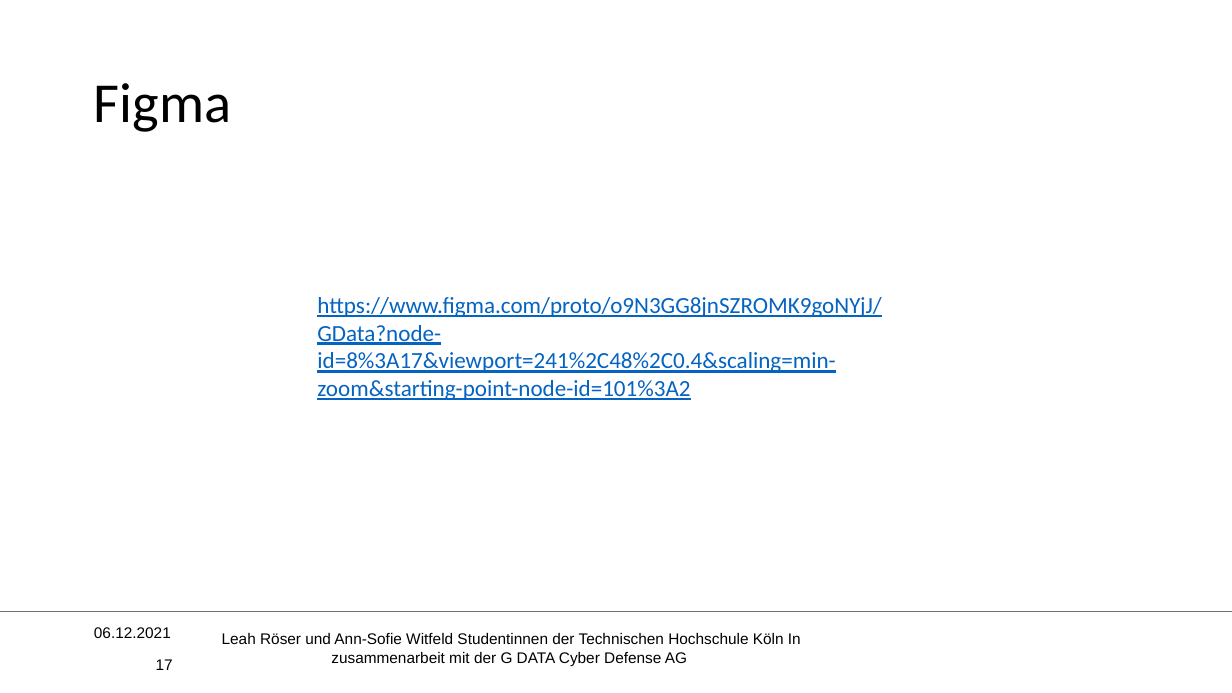
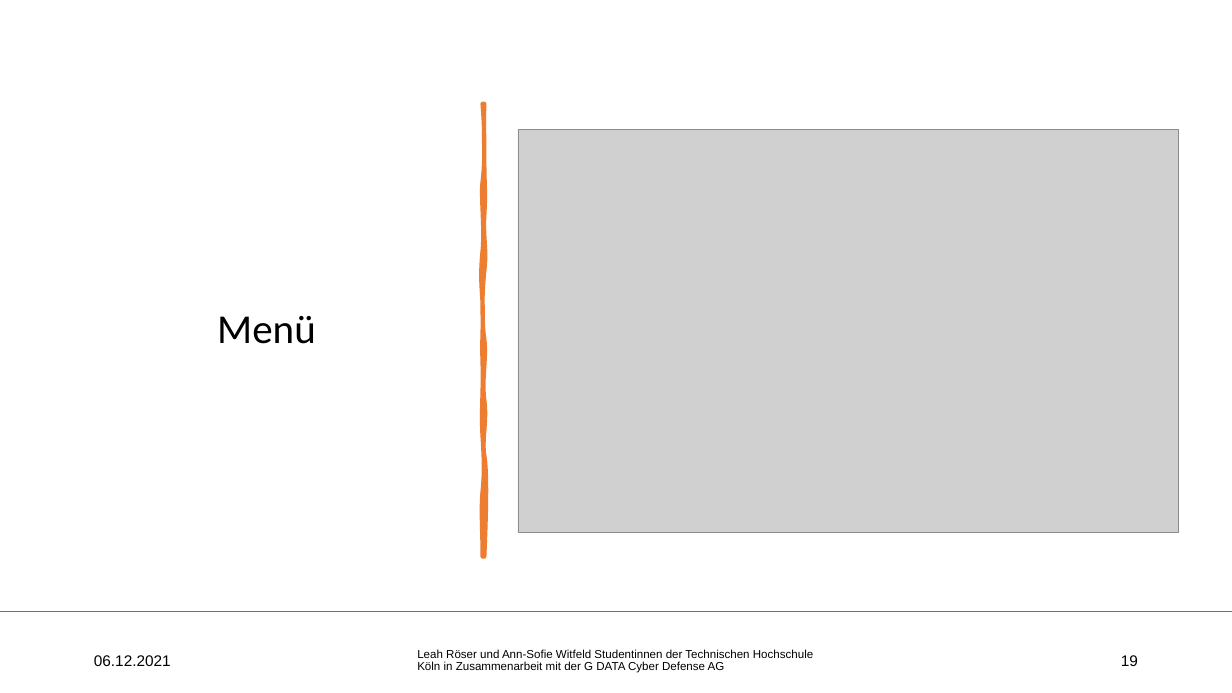
Before and after one commit to Miroeser/Praxisprojekt2021, a slide deck: slide 19 of Praesentation/Designevaluierung Schwerpunkt.pptx (slide 17 before the commit). Drawn at 1232x693 pixels with LibreOffice and Linux fonts; fonts in the diff are those of the drawing; grey boxes stand for pictures; background and template pictures are left out. Boxes give left, top, right and bottom in pixels: in the first picture for what was removed or moved away, otherwise in the second. Text is boxed around its words. In the diff, an @@ line names an element or a change of style, - is before the commit and + after.

```diff
--- a/Praesentation/Designevaluierung Schwerpunkt.pptx
+++ b/Praesentation/Designevaluierung Schwerpunkt.pptx
@@ title removed at (x1=94, y1=83, x2=231, y2=132) @@
-Figma
@@ freeform shape added at (x1=482, y1=104, x2=484, y2=556), fill #ED7D31, outline #ED7D31 3.25 pt @@
@@ picture added at (x1=518, y1=129, x2=1179, y2=532) @@
@@ text removed at (x1=317, y1=297, x2=881, y2=400) @@
-https://www.figma.com/proto/o9N3GG8jnSZROMK9goNYjJ/GData?node-id=8%3A17&viewport=241%2C48%2C0.4&scaling=min-zoom&starting-point-node-id=101%3A2
@@ title added at (x1=217, y1=316, x2=316, y2=344), 32 pt, text #000000 @@
+Menü
@@ text "06.12.2021" moved from (x1=94, y1=627, x2=171, y2=638) to (x1=94, y1=655, x2=171, y2=666) @@
@@ text "06.12.2021" at (x1=94, y1=655, x2=171, y2=666): more space between paragraphs @@
@@ page number removed at (x1=156, y1=659, x2=173, y2=670) @@
-17
@@ text at (x1=417, y1=649, x2=813, y2=673): text changed; size 12 to 9 pt @@
-Leah Röser und Ann-Sofie Witfeld Studentinnen der Technischen Hochschule Köln In zusammenarbeit mit der G DATA Cyber Defense AG
+Leah Röser und Ann-Sofie Witfeld Studentinnen der Technischen Hochschule Köln in Zusammenarbeit mit der G DATA Cyber Defense AG
@@ page number added at (x1=1121, y1=655, x2=1138, y2=666), 12 pt, text #000000 @@
+19
```
Also in this commit, not shown: 18 other slides changed, 7 slides added, 2 other files.
